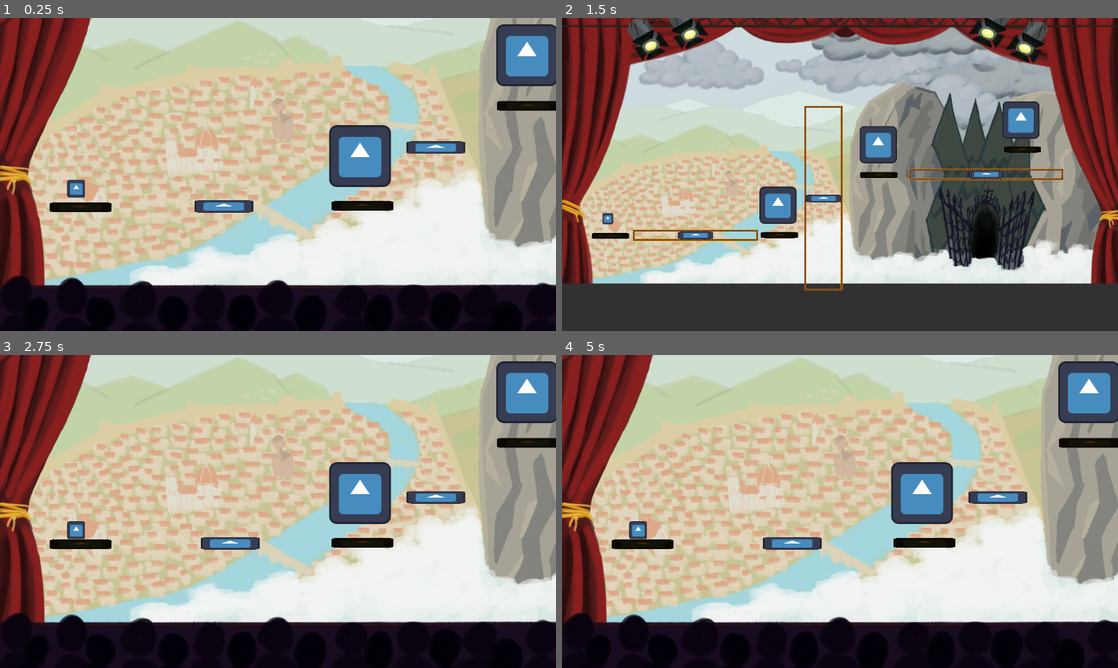
Above: before the commit, frames 1-4 (two rows, left to right).
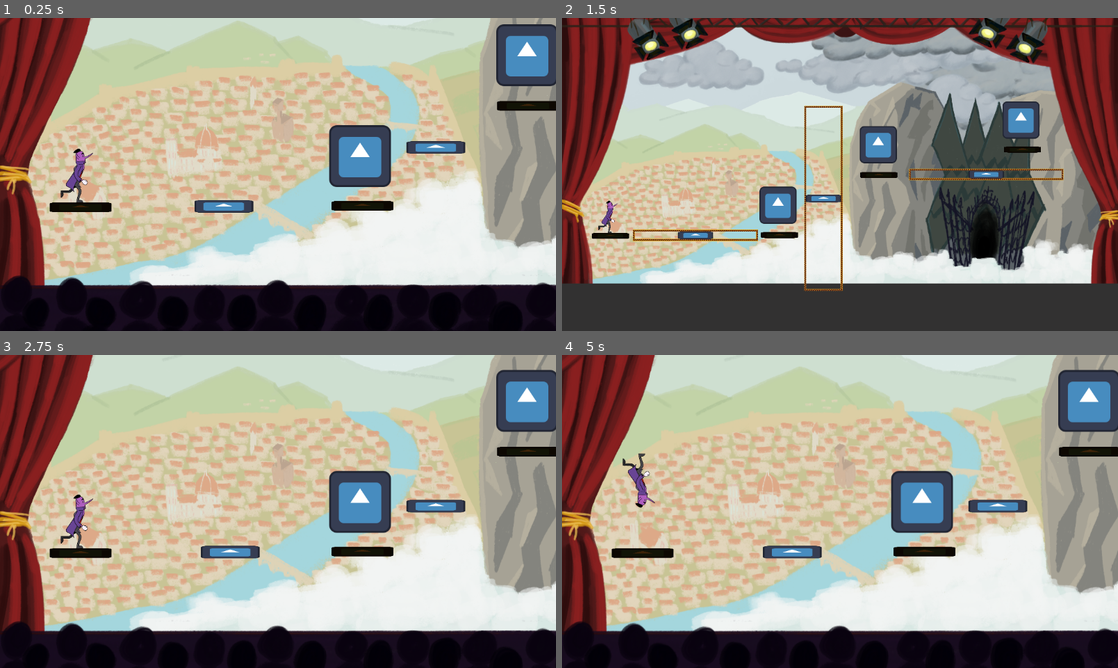
Above: after the commit, the same moments.

Repository: danigeri/Brackeys-Game-Jam
Game: Godot game, scene res://scenes/GameLoop/game_loop.tscn
The game is run twice, just before and just after one commit, with the same random seed, the same clock (stepped at 60 frames per second) and the same inputs. The engine's default icon, where the game draws it, is replaced by a stand-in: a white triangle on a blue panel in a dark square.
Inputs (mouse positions are in pixels of both pictures, inside the frame that each line leads up to):
- Up to frame 1 (0.25 s): no input
- Up to frame 2 (1.5 s): move the mouse to (789, 205) at 0.52 s; press the mouse at (789, 205) at 0.53 s; hold Right (right) from 0.53 s (still down); tap Up (up) at 0.77 s; move the mouse to (995, 199) at 1.27 s; release the mouse at (995, 199) at 1.28 s; tap G (ghost_run) at 1.35 s; click (995, 199) at 1.42 s
- Up to frame 3 (2.75 s): tap Up (up) at 1.52 s; move the mouse to (422, 511) at 2.02 s; release Right (right) at 2.03 s; hold Left (left) from 2.03 s (still down); tap P (player_run) at 2.1 s; click (422, 511) at 2.17 s
- Up to frame 4 (5 s): move the mouse to (812, 574) at 2.77 s; release Left (left) at 2.78 s; hold Right (right) 2.78-4.28 s; click (812, 574) at 2.85 s; tap Up (up) at 3.02, 3.77, 4.52 s; move the mouse to (1006, 558) at 3.52 s; tap G (ghost_run) at 3.6 s; tap Enter at 4.25 s; move the mouse to (673, 464) at 4.27 s; hold Left (left) from 4.28 s (still down); tap P (player_run) at 4.35 s

The runs differ from the first frame. In frame 1, 0.4% of the frame differs, in the area x 10-17%, y 41-60%; in frame 2, 0.1%; in frame 3, 34%; in frame 4, 34%, in the area x 0-100%, y 0-100%.

Commit message:
player animaciok kezelese

Diff:
--- a/scenes/GameLoop/game_loop.gd
+++ b/scenes/GameLoop/game_loop.gd
@@ -24,7 +24,7 @@
 
 func _ready() -> void:
 	Input.set_mouse_mode(Input.MOUSE_MODE_HIDDEN)
-	MusicPlayer.start_music()
+	#MusicPlayer.start_music()
 
 	#signals
 	GameEvents.ghost_mode_on.connect(handle_ghost_mode)
--- a/scenes/Parallax/environment.tscn
+++ b/scenes/Parallax/environment.tscn
@@ -9,7 +9,7 @@
 [ext_resource type="Texture2D" uid="uid://v1l3p8fvb1i7" path="res://assets/background/act1-layers/act1_layer_4.png" id="7_1a3dw"]
 [ext_resource type="Texture2D" uid="uid://vpuhh0gvb1eg" path="res://assets/background/act1-layers/act1_layer_3.png" id="8_i8eu5"]
 [ext_resource type="Texture2D" uid="uid://bv01o5lb6d2nx" path="res://assets/background/act1-layers/act1_layer_2.png" id="9_4adhj"]
-[ext_resource type="Texture2D" uid="uid://bgdi2w3ntqvwv" path="res://assets/curtain_record_run.png" id="10_cg5hk"]
+[ext_resource type="Texture2D" uid="uid://bgdi2w3ntqvwv" path="res://assets/curtains/curtain_record_run.png" id="10_cg5hk"]
 [ext_resource type="Texture2D" uid="uid://uqkudoalrotd" path="res://assets/background/act1-layers/act1_layer_1.png" id="10_ehdal"]
 [ext_resource type="Texture2D" uid="uid://3uxbl0sfqriw" path="res://assets/background/act1-layers/act1_layer_full.png" id="11_kbdq4"]
 
--- a/scenes/Player/player.gd
+++ b/scenes/Player/player.gd
@@ -21,7 +21,7 @@
 var right_button_is_down: bool = false
 
 @onready var camera_2d: Camera2D = $Camera2D
-
+@onready var animated_sprite_2d: AnimatedSprite2D = $AnimatedSprite2D
 
 func _ready() -> void:
 	GameEvents.ghost_mode_on.connect(ghost_mode_on)
@@ -87,6 +87,27 @@
 	else:
 		velocity.x = move_toward(velocity.x, 0, FRICTION * delta)
 
+	# play corresponding player sprite
+	if direction != 0:
+		if direction < 0:
+			animated_sprite_2d.flip_h = true
+		elif direction > 0:
+			animated_sprite_2d.flip_h = false
+
+	if is_on_floor():
+		animated_sprite_2d.flip_v = false
+		if direction == 0:
+			animated_sprite_2d.play("idle")
+		else:
+			animated_sprite_2d.play("run")
+	else:
+		if velocity.y > 0:
+			animated_sprite_2d.flip_v = true
+			animated_sprite_2d.play("jump")
+		else:
+			animated_sprite_2d.flip_v = false
+			animated_sprite_2d.play("fall")
+
 
 func ghost_mode_on(value) -> void:
 	is_ghost_mode = value
--- a/scenes/Player/player.tscn
+++ b/scenes/Player/player.tscn
@@ -1,19 +1,115 @@
 [gd_scene format=3 uid="uid://3ibhlt1dyusg"]
 
-[ext_resource type="Texture2D" uid="uid://bpk8mwrd5w4tv" path="res://icon.svg" id="1_1f37a"]
 [ext_resource type="Script" uid="uid://culm53fi3qie0" path="res://scenes/Player/player.gd" id="1_385v6"]
+[ext_resource type="Texture2D" uid="uid://bpo2wxeg54lww" path="res://assets/player/run/strange_places_run_001.png" id="3_x8khf"]
+[ext_resource type="Texture2D" uid="uid://8toad6sg35hg" path="res://assets/player/run/strange_places_run_002.png" id="4_aciub"]
+[ext_resource type="Texture2D" uid="uid://dfsdufqym23dq" path="res://assets/player/run/strange_places_run_003.png" id="5_hk2ix"]
+[ext_resource type="Texture2D" uid="uid://dnbvnmvvyurl0" path="res://assets/player/run/strange_places_run_004.png" id="6_43ckd"]
+[ext_resource type="Texture2D" uid="uid://bb7ecxwcvebfe" path="res://assets/player/run/strange_places_run_005.png" id="7_cctgl"]
+[ext_resource type="Texture2D" uid="uid://dehhblympkvqq" path="res://assets/player/run/strange_places_run_006.png" id="8_an8q1"]
+[ext_resource type="Texture2D" uid="uid://dg2i4ymfmdeoe" path="res://assets/player/run/strange_places_run_007.png" id="9_hxkm2"]
+[ext_resource type="Texture2D" uid="uid://bvbn2pb5s8ke8" path="res://assets/player/run/strange_places_run_008.png" id="10_18ciy"]
+[ext_resource type="Texture2D" uid="uid://i4bxvnr3cueo" path="res://assets/player/run/strange_places_run_009.png" id="11_cg2hl"]
+[ext_resource type="Texture2D" uid="uid://br84ar7h644o0" path="res://assets/player/run/strange_places_run_010.png" id="12_o05ft"]
+[ext_resource type="Texture2D" uid="uid://d4bbnsfgwtcwr" path="res://assets/player/run/strange_places_run_011.png" id="13_nbg44"]
+[ext_resource type="Texture2D" uid="uid://cqo5ewah80vds" path="res://assets/player/run/strange_places_run_012.png" id="14_jn0uf"]
+[ext_resource type="Texture2D" uid="uid://dx3ecrgary2t3" path="res://assets/player/run/strange_places_run_013.png" id="15_4ni0x"]
+[ext_resource type="Texture2D" uid="uid://bawvhqmqfdcdk" path="res://assets/player/run/strange_places_run_014.png" id="16_kp55c"]
+[ext_resource type="Texture2D" uid="uid://dw7b6vw53y2pn" path="res://assets/player/run/strange_places_run_015.png" id="17_32uah"]
+[ext_resource type="Texture2D" uid="uid://hjv7dvuihtyd" path="res://assets/player/run/strange_places_run_016.png" id="18_ihqbe"]
 
 [sub_resource type="RectangleShape2D" id="RectangleShape2D_3r4fm"]
-size = Vector2(36, 38)
+size = Vector2(150, 280)
+
+[sub_resource type="SpriteFrames" id="SpriteFrames_cgmen"]
+animations = [{
+"frames": [],
+"loop": true,
+"name": &"fall",
+"speed": 5.0
+}, {
+"frames": [],
+"loop": true,
+"name": &"finish",
+"speed": 5.0
+}, {
+"frames": [{
+"duration": 1.0,
+"texture": ExtResource("3_x8khf")
+}],
+"loop": true,
+"name": &"idle",
+"speed": 5.0
+}, {
+"frames": [],
+"loop": true,
+"name": &"jump",
+"speed": 5.0
+}, {
+"frames": [{
+"duration": 1.0,
+"texture": ExtResource("3_x8khf")
+}, {
+"duration": 1.0,
+"texture": ExtResource("4_aciub")
+}, {
+"duration": 1.0,
+"texture": ExtResource("5_hk2ix")
+}, {
+"duration": 1.0,
+"texture": ExtResource("6_43ckd")
+}, {
+"duration": 1.0,
+"texture": ExtResource("7_cctgl")
+}, {
+"duration": 1.0,
+"texture": ExtResource("8_an8q1")
+}, {
+"duration": 1.0,
+"texture": ExtResource("9_hxkm2")
+}, {
+"duration": 1.0,
+"texture": ExtResource("10_18ciy")
+}, {
+"duration": 1.0,
+"texture": ExtResource("11_cg2hl")
+}, {
+"duration": 1.0,
+"texture": ExtResource("12_o05ft")
+}, {
+"duration": 1.0,
+"texture": ExtResource("13_nbg44")
+}, {
+"duration": 1.0,
+"texture": ExtResource("14_jn0uf")
+}, {
+"duration": 1.0,
+"texture": ExtResource("15_4ni0x")
+}, {
+"duration": 1.0,
+"texture": ExtResource("16_kp55c")
+}, {
+"duration": 1.0,
+"texture": ExtResource("17_32uah")
+}, {
+"duration": 1.0,
+"texture": ExtResource("18_ihqbe")
+}],
+"loop": true,
+"name": &"run",
+"speed": 20.0
+}]
 
 [node name="Player" type="CharacterBody2D" unique_id=1510985192 groups=["Player"]]
 script = ExtResource("1_385v6")
 
 [node name="CollisionShape2D" type="CollisionShape2D" parent="." unique_id=881761576]
-position = Vector2(1, 1)
+scale = Vector2(0.4, 0.4)
 shape = SubResource("RectangleShape2D_3r4fm")
 
-[node name="Sprite2D" type="Sprite2D" parent="." unique_id=359488721]
-position = Vector2(1, 1)
-scale = Vector2(0.2890625, 0.2890625)
-texture = ExtResource("1_1f37a")
+[node name="AnimatedSprite2D" type="AnimatedSprite2D" parent="." unique_id=1027603843]
+scale = Vector2(0.4, 0.4)
+sprite_frames = SubResource("SpriteFrames_cgmen")
+animation = &"run"
+autoplay = "run"
+frame_progress = 0.3414042
Renamed: assets/cursor1_harmad.png -> assets/cursor/cursor1_harmad.png
Not shown, added: assets/cursor/cursor1_harmad.png.import
Renamed: assets/cursor2_harmad.png -> assets/cursor/cursor2_harmad.png
Not shown, changed: assets/cursor/cursor2_harmad.png.import
Renamed: assets/curtain_ghost_run_bg.png -> assets/curtains/curtain_ghost_run_bg.png
Not shown, added: assets/curtains/curtain_ghost_run_bg.png.import
Renamed: assets/curtain_opening.png -> assets/curtains/curtain_opening.png
Not shown, changed: assets/curtains/curtain_opening.png.import
Renamed: assets/curtain_record_run.png -> assets/curtains/curtain_record_run.png
Not shown, changed: assets/curtains/curtain_record_run.png.import
Binary file added: assets/player/run/strange_places_run_001.png
Not shown, added: assets/player/run/strange_places_run_001.png.import
(and 31 more such lines)
